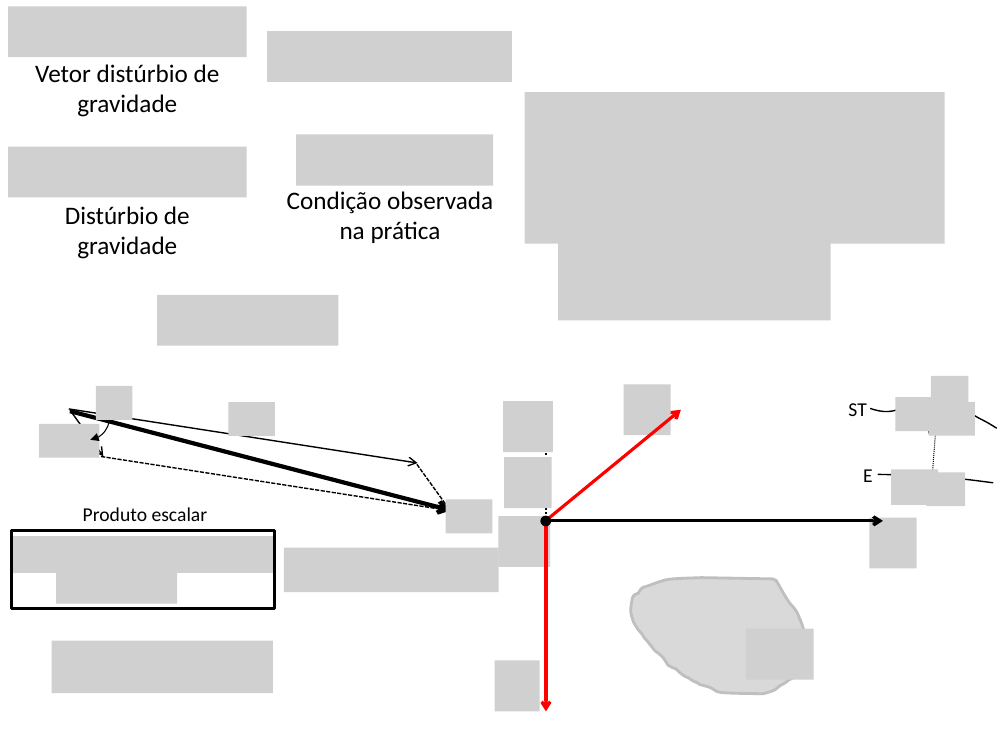
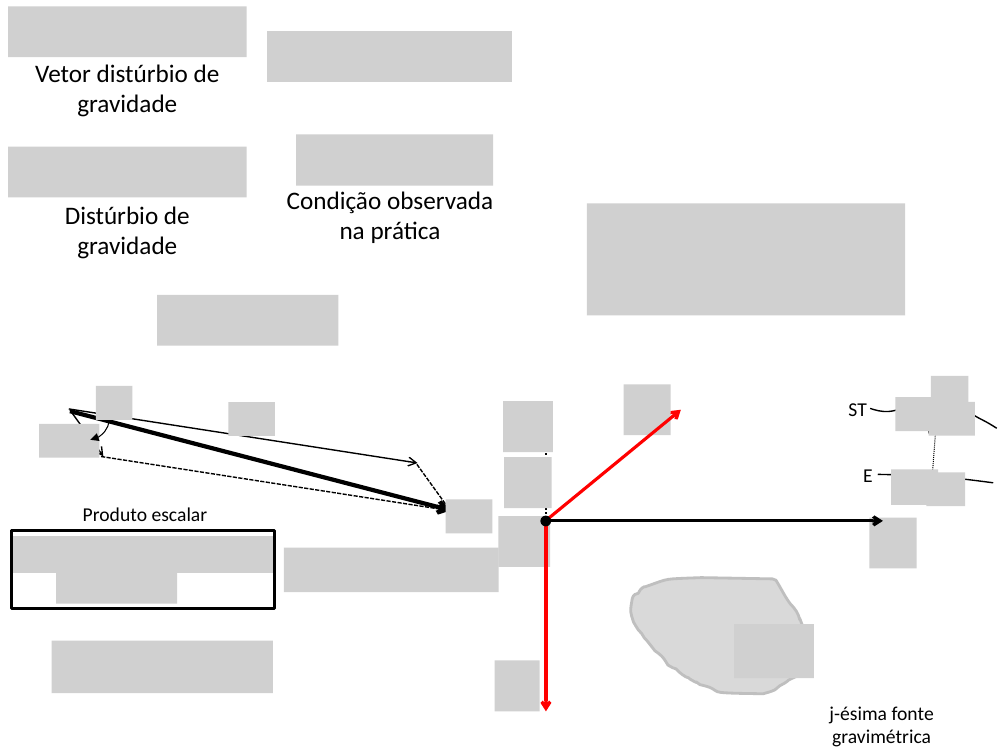
Before and after one commit to pinga-lab/CE-VII-SimBGf-2016, a slide deck: slide 17 of slides/5b_disturbio_gravidade.pptx (slide 18 before the commit). Drawn at 1008x756 pixels with LibreOffice and Linux fonts; fonts in the diff are those of the drawing; grey boxes stand for pictures. Boxes give left, top, right and bottom in pixels: in the first picture for what was removed or moved away, otherwise in the second. Text is boxed around its words. In the diff, an @@ line names an element or a change of style, - is before the commit and + after.

Commit message:
finaliza a parte sobre disturbio de gravidade para multiplas fontes

```diff
--- a/slides/5b_disturbio_gravidade.pptx
+++ b/slides/5b_disturbio_gravidade.pptx
@@ picture removed at [524,93,944,244] @@
@@ picture: place and size @@
-picture at [558,230,831,321]
+picture at [587,204,905,316]
@@ picture: place and size @@
-picture at [746,629,813,679]
+picture at [734,624,813,678]
@@ text added at [829,706,934,747], 14 pt, text #000000 @@
+j-ésima fonte gravimétrica
```
Also in this commit, not shown: 8 other slides changed, 3 slides added, 1 slide removed.
